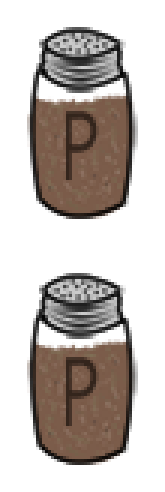
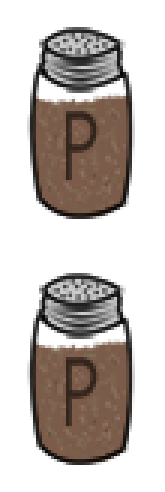
Two versions of the same layered image (165x492). Layer-by-layer changes:
painted on "Bild Kopie" over left=27, top=345, right=138, bottom=432
painted on "Bild" over left=27, top=99, right=138, bottom=186
